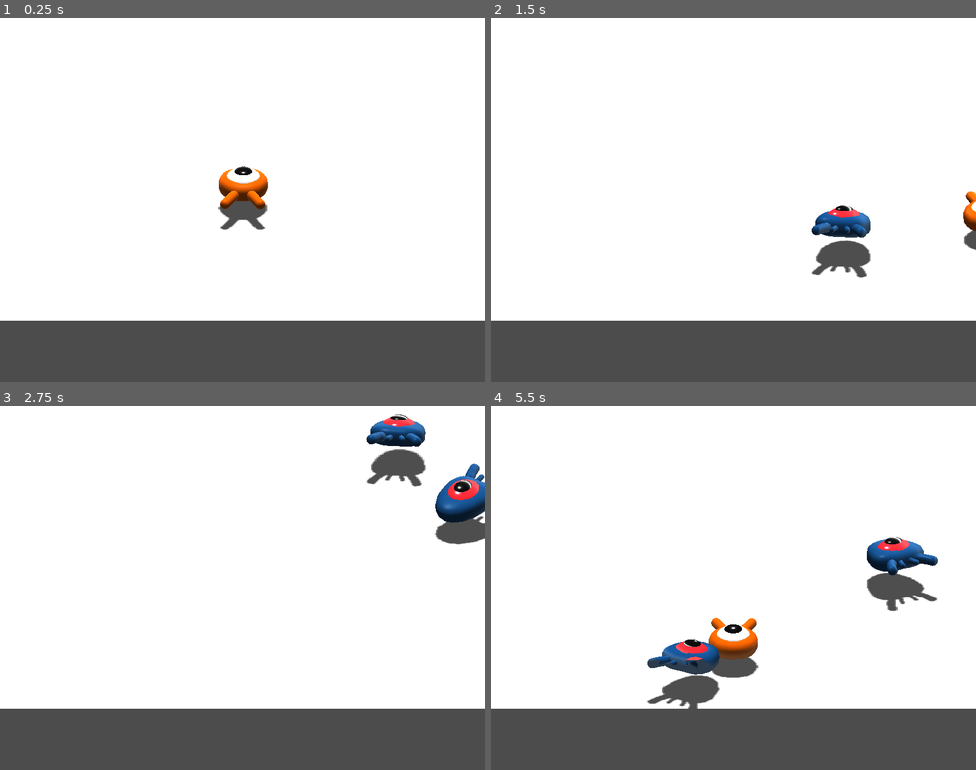
Above: before the commit, frames 1-4 (two rows, left to right).
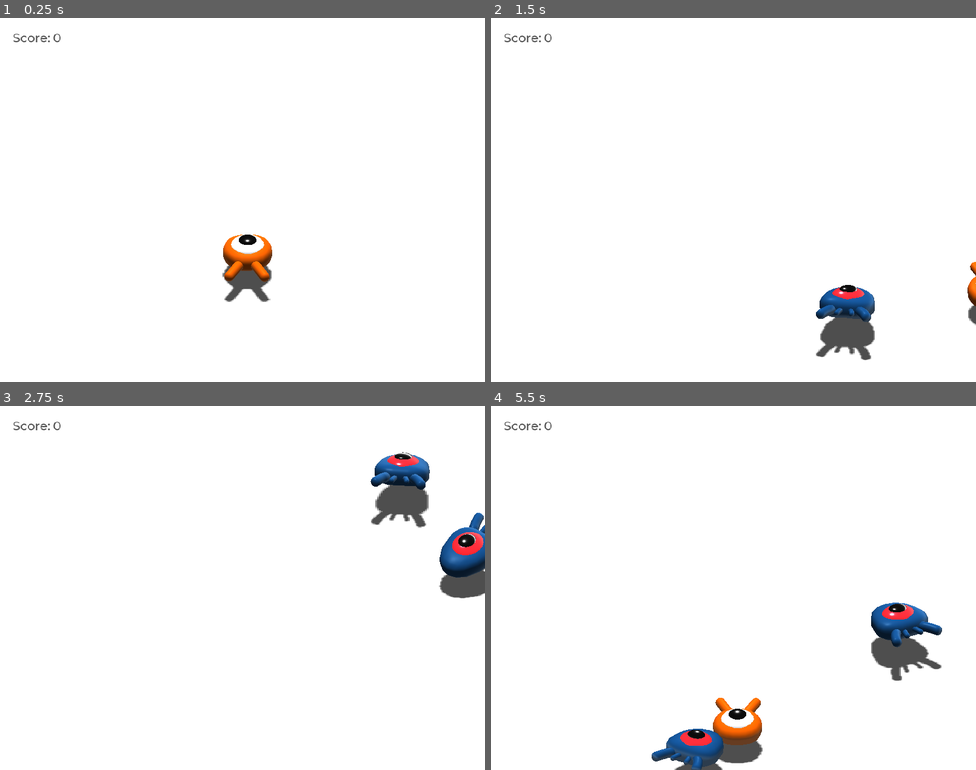
Above: after the commit, the same moments.

Repository: dan1229/godot_3d_squash_the_creeps
Game: Godot game, scene res://Main.tscn
Same seed, same stepped clock (60 frames per second), same inputs: the game is played once before the commit and once after it.
Inputs:
- Up to frame 1 (0.25 s): no input
- Up to frame 2 (1.5 s): tap Enter (ui_accept) at 0.5, 1.35 s; hold D (move_right) 0.53-1.28 s; hold Enter (ui_accept) 0.53-1.28 s; tap Space (jump) at 0.77 s; hold S (move_back) from 1.28 s (still down)
- Up to frame 3 (2.75 s): tap Space (jump) at 1.52 s; release S (move_back) at 2.03 s; hold D (move_right) from 2.03 s (still down); hold Enter (ui_accept) from 2.03 s (still down)
- Up to frame 4 (5.5 s): release D (move_right) at 2.78 s; release Enter (ui_accept) at 2.78 s; hold W (move_forward) 2.78-3.53 s; tap Enter (ui_accept) at 2.85, 4.35 s; tap Space (jump) at 3.02, 3.77, 4.52 s; hold Enter (ui_accept) 3.53-4.28 s; hold A (move_left) 3.53-5.03 s; hold S (move_back) from 5.03 s (still down); hold Enter (ui_accept) from 5.03 s (still down)

The runs differ from the first frame. In frame 1, 19% of the frame differs, in the area x 0-100%, y 4-100%; in frame 2, 19%; in frame 3, 23%; in frame 4, 23%.

Commit message:
mostly finished - doing animations 1.13.23

Diff:
--- a/Main.gd
+++ b/Main.gd
@@ -2,8 +2,15 @@
 
 export (PackedScene) var mob_scene = preload("res://Mob.tscn")
 
+
 func _ready():
 	randomize()
+	$UI/Retry.hide()
+
+
+func _unhandled_input(event):
+	if event.is_action_pressed("ui_accept") and $UI/Retry.visible:
+		get_tree().reload_current_scene()
 
 
 func _on_MobTimer_timeout():
@@ -16,3 +23,9 @@
 
 	add_child(mob)
 	mob.initialize(mob_spawn_location.translation, player_position)
+	mob.connect("squashed", $UI/ScoreLabel, '_on_Mob_squashed')
+
+
+func _on_Player_hit():
+	$MobTime.stop()
+	$UI/Retry.show()
--- a/Main.tscn
+++ b/Main.tscn
@@ -1,7 +1,9 @@
-[gd_scene load_steps=8 format=2]
+[gd_scene load_steps=10 format=2]
 
 [ext_resource path="res://Player.tscn" type="PackedScene" id=1]
 [ext_resource path="res://Main.gd" type="Script" id=2]
+[ext_resource path="res://ui_theme.tres" type="Theme" id=3]
+[ext_resource path="res://ScoreLabel.gd" type="Script" id=4]
 
 [sub_resource type="BoxShape" id=1]
 extents = Vector3( 30, 1, 30 )
@@ -42,10 +44,10 @@
 [node name="Player" parent="." instance=ExtResource( 1 )]
 
 [node name="CameraPivot" type="Spatial" parent="."]
-transform = Transform( 1, 0, 0, 0, 0.89057, 0.454846, 0, -0.454846, 0.89057, 0, 0, 3.6222 )
+transform = Transform( 1, 0, 0, 0, 0.956534, 0.291621, 0, -0.291621, 0.956534, 0, 0, 0 )
 
 [node name="Camera" type="Camera" parent="CameraPivot"]
-transform = Transform( 1, 0, 0, 0, 1, 0, 0, 0, 1, 0, 1.70306, 5.85341 )
+transform = Transform( 1, 0, 0, 0, 0.955552, 0.294824, 0, -0.294824, 0.955552, -0.175507, 5.87539, 9.50949 )
 projection = 1
 current = true
 size = 15.0
@@ -84,4 +86,39 @@
 wait_time = 0.7
 autostart = true
 
+[node name="UI" type="Control" parent="."]
+anchor_right = 1.0
+anchor_bottom = 1.0
+theme = ExtResource( 3 )
+__meta__ = {
+"_edit_use_anchors_": false
+}
+
+[node name="ScoreLabel" type="Label" parent="UI"]
+margin_left = 24.0
+margin_top = 24.0
+margin_right = 120.0
+margin_bottom = 55.0
+custom_colors/font_color = Color( 0.329412, 0.329412, 0.329412, 1 )
+text = "Score: 0"
+script = ExtResource( 4 )
+__meta__ = {
+"_edit_use_anchors_": false
+}
+
+[node name="Retry" type="ColorRect" parent="UI"]
+visible = false
+anchor_right = 1.0
+anchor_bottom = 1.0
+color = Color( 0, 0, 0, 0.380392 )
+
+[node name="Label" type="Label" parent="UI/Retry"]
+anchor_top = 0.5
+anchor_right = 1.0
+anchor_bottom = 0.5
+margin_top = -15.5
+margin_bottom = 15.5
+text = "Press enter to retry."
+align = 1
+
 [connection signal="timeout" from="MobTimer" to="." method="_on_MobTimer_timeout"]
--- a/Player.gd
+++ b/Player.gd
@@ -1,6 +1,7 @@
 extends KinematicBody
 
 signal hit
+
 
 export var speed = 14.0
 export var jump_impulse = 20.0
--- a/Player.tscn
+++ b/Player.tscn
@@ -10,6 +10,7 @@
 height = 0.543105
 
 [node name="Player" type="KinematicBody"]
+transform = Transform( 1, 0, 0, 0, 1, 0, 0, 0, 1, 0, -0.594798, 0 )
 collision_mask = 6
 script = ExtResource( 2 )
 
@@ -31,4 +32,5 @@
 transform = Transform( 1, 0, 0, 0, 1, 0, 0, 0, 1, 0.0125715, 1.96588, -0.0407174 )
 shape = SubResource( 2 )
 
+[connection signal="hit" from="." to="." method="_on_Player_hit"]
 [connection signal="body_entered" from="MobDetector" to="." method="_on_MobDetector_body_entered"]
--- /dev/null
+++ b/ScoreLabel.gd
@@ -0,0 +1,8 @@
+extends Label
+
+var score = 0
+
+
+func _on_Mob_squashed():
+	score += 1
+	text = "Score: %s" % score
--- a/project.godot
+++ b/project.godot
@@ -33,21 +33,25 @@
 move_right={
 "deadzone": 0.5,
 "events": [ Object(InputEventKey,"resource_local_to_scene":false,"resource_name":"","device":0,"alt":false,"shift":false,"control":false,"meta":false,"command":false,"pressed":false,"scancode":0,"physical_scancode":68,"unicode":0,"echo":false,"script":null)
+, Object(InputEventKey,"resource_local_to_scene":false,"resource_name":"","device":0,"alt":false,"shift":false,"control":false,"meta":false,"command":false,"pressed":false,"scancode":0,"physical_scancode":16777233,"unicode":0,"echo":false,"script":null)
  ]
 }
 move_left={
 "deadzone": 0.5,
 "events": [ Object(InputEventKey,"resource_local_to_scene":false,"resource_name":"","device":0,"alt":false,"shift":false,"control":false,"meta":false,"command":false,"pressed":false,"scancode":0,"physical_scancode":65,"unicode":0,"echo":false,"script":null)
+, Object(InputEventKey,"resource_local_to_scene":false,"resource_name":"","device":0,"alt":false,"shift":false,"control":false,"meta":false,"command":false,"pressed":false,"scancode":0,"physical_scancode":16777231,"unicode":0,"echo":false,"script":null)
  ]
 }
 move_forward={
 "deadzone": 0.5,
 "events": [ Object(InputEventKey,"resource_local_to_scene":false,"resource_name":"","device":0,"alt":false,"shift":false,"control":false,"meta":false,"command":false,"pressed":false,"scancode":0,"physical_scancode":87,"unicode":0,"echo":false,"script":null)
+, Object(InputEventKey,"resource_local_to_scene":false,"resource_name":"","device":0,"alt":false,"shift":false,"control":false,"meta":false,"command":false,"pressed":false,"scancode":0,"physical_scancode":16777232,"unicode":0,"echo":false,"script":null)
  ]
 }
 move_back={
 "deadzone": 0.5,
 "events": [ Object(InputEventKey,"resource_local_to_scene":false,"resource_name":"","device":0,"alt":false,"shift":false,"control":false,"meta":false,"command":false,"pressed":false,"scancode":0,"physical_scancode":83,"unicode":0,"echo":false,"script":null)
+, Object(InputEventKey,"resource_local_to_scene":false,"resource_name":"","device":0,"alt":false,"shift":false,"control":false,"meta":false,"command":false,"pressed":false,"scancode":0,"physical_scancode":16777234,"unicode":0,"echo":false,"script":null)
  ]
 }
 jump={
--- /dev/null
+++ b/ui_theme.tres
@@ -0,0 +1,10 @@
+[gd_resource type="Theme" load_steps=3 format=2]
+
+[ext_resource path="res://fonts/Montserrat-Medium.ttf" type="DynamicFontData" id=1]
+
+[sub_resource type="DynamicFont" id=1]
+size = 24
+font_data = ExtResource( 1 )
+
+[resource]
+default_font = SubResource( 1 )
